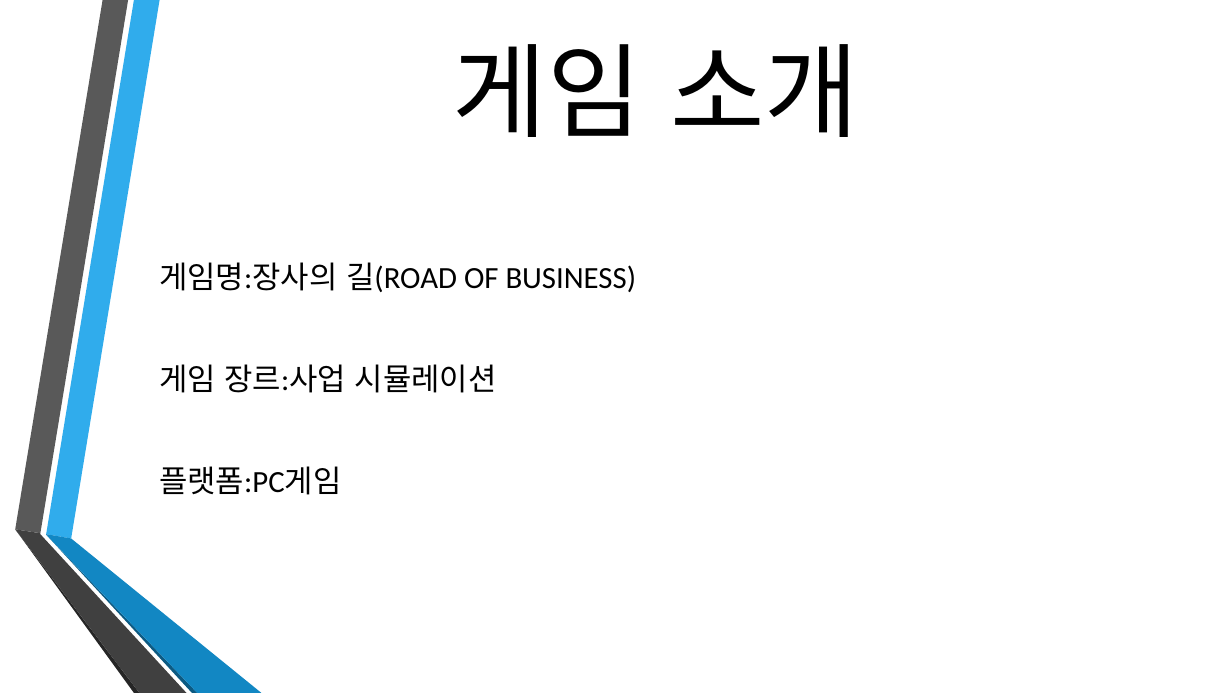
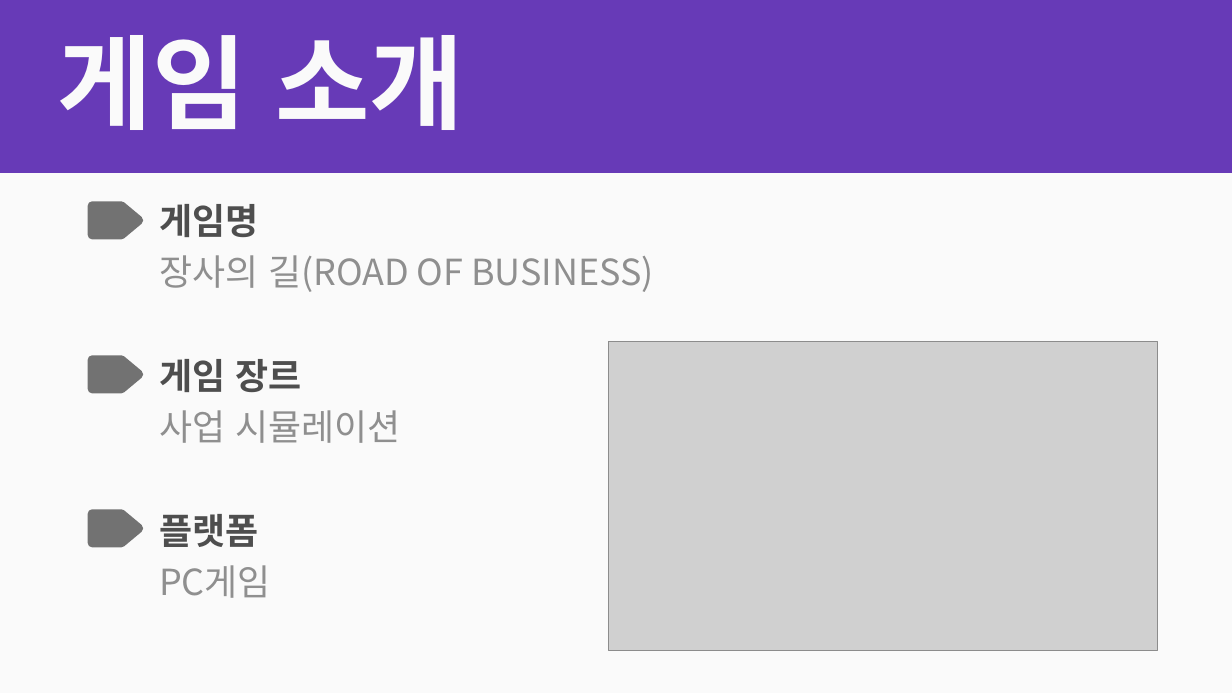
Before and after one commit to EQwon/RoadOfBusiness, a slide deck: slide 5 of 1조 ppt 발표.pptx (slide 4 before the commit). Drawn at 1232x693 pixels with LibreOffice and Linux fonts; fonts in the diff are those of the drawing; grey boxes stand for pictures; background and template pictures are left out. Boxes give left, top, right and bottom in pixels: in the first picture for what was removed or moved away, otherwise in the second. Text is boxed around its words. In the diff, an @@ line names an element or a change of style, - is before the commit and + after.

```diff
--- a/1조 ppt 발표.pptx
+++ b/1조 ppt 발표.pptx
@@ background picture (left out) to gradient #673AB7 to #FAFAFA @@
@@ title "게임 소개": place and size @@
-title "게임 소개" at box(453, 44, 859, 137)
+title "게임 소개" at box(58, 35, 464, 130)
@@ title "게임 소개" at box(58, 35, 464, 130): font Calibri to Noto Sans CJK KR, text colour #000000 to #FAFAFA, bold on; alignment centre to left; line spacing 1 to 0.9 @@
@@ freeform shape added at box(92, 206, 138, 234), fill #727272, outline #727272 7 pt @@
@@ text "게임명" at box(159, 204, 653, 598): vertical alignment middle to top @@
@@ text at box(159, 204, 653, 598): text changed; size 24 to 28 pt; font Calibri to Noto Sans CJK KR; text colour #000000 to #8F8F8F @@
-게임명:장사의 길(ROAD OF BUSINESS)
-게임 장르:사업 시뮬레이션
-플랫폼:PC게임
+게임명
+장사의 길(ROAD OF BUSINESS)
+게임 장르
+사업 시뮬레이션
+플랫폼
+PC게임
@@ picture added at box(608, 342, 1158, 651) @@
@@ freeform shape added at box(92, 360, 138, 389), fill #727272, outline #727272 7 pt @@
@@ group removed at box(15, 0, 262, 693): 6 freeform shapes @@
@@ freeform shape added at box(92, 514, 138, 543), fill #727272, outline #727272 7 pt @@
```
Also in this commit, not shown: 8 other slides changed, 7 slides added, 5 slides removed, 4 other files.
